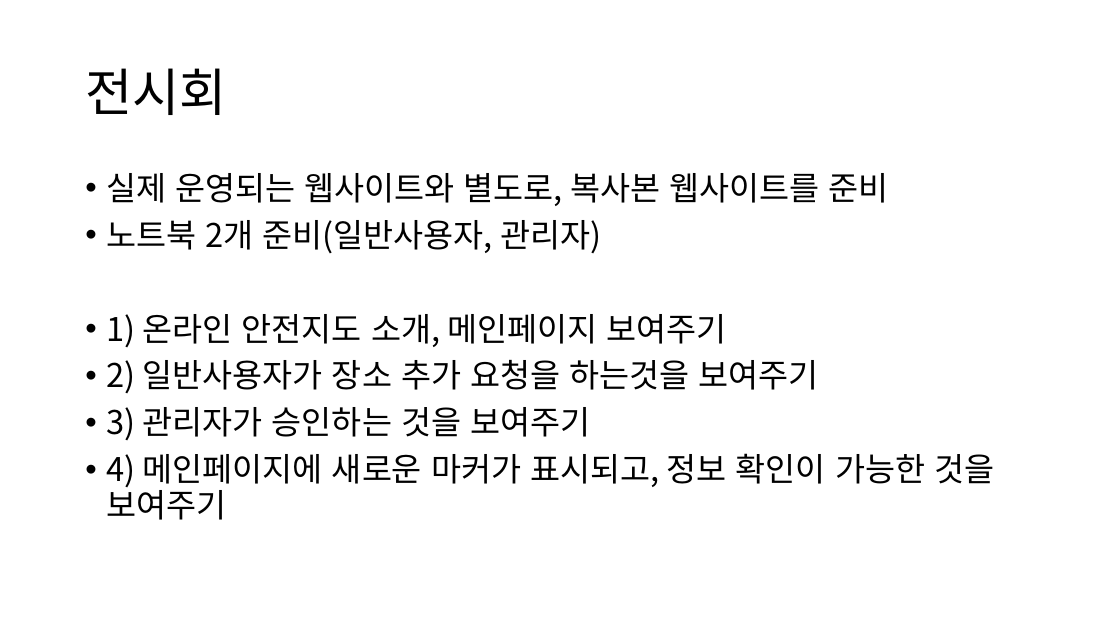
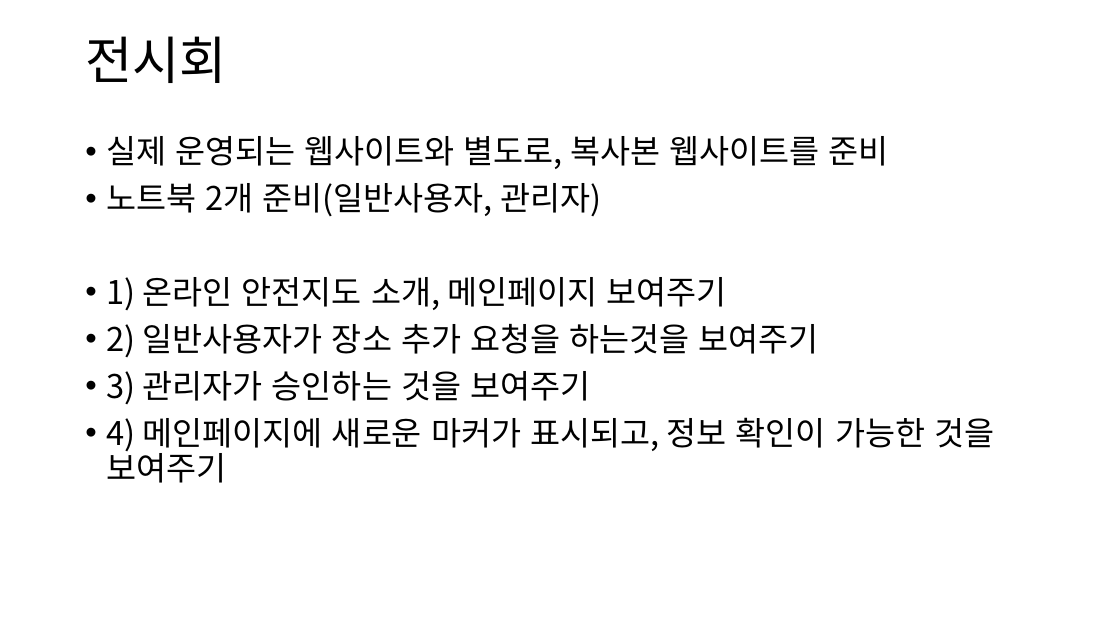
Before and after one commit to bongdam-safety/documents, a slide deck: slide 7 of 업무분장 및 주차별 일정.pptx. Drawn at 1120x630 pixels with LibreOffice and Linux fonts; fonts in the diff are those of the drawing. Boxes give left, top, right and bottom in pixels: in the first picture for what was removed or moved away, otherwise in the second. Text is boxed around its words. In the diff, an @@ line names an element or a change of style, - is before the commit and + after.

```diff
--- a/업무분장 및 주차별 일정.pptx
+++ b/업무분장 및 주차별 일정.pptx
@@ title "전시회": place and size @@
-title "전시회" at <box>85,68,227,115</box>
+title "전시회" at <box>85,36,227,83</box>
@@ text "실제 운영되는 웹사이트와 별도로, 복사본 ...": place and size @@
-text "실제 운영되는 웹사이트와 별도로, 복사본 ..." at <box>106,173,994,520</box>
+text "실제 운영되는 웹사이트와 별도로, 복사본 ..." at <box>106,136,994,483</box>
```
Also in this commit, not shown: 4 other slides changed, 1 slide added, 1 slide removed, 1 other file.
